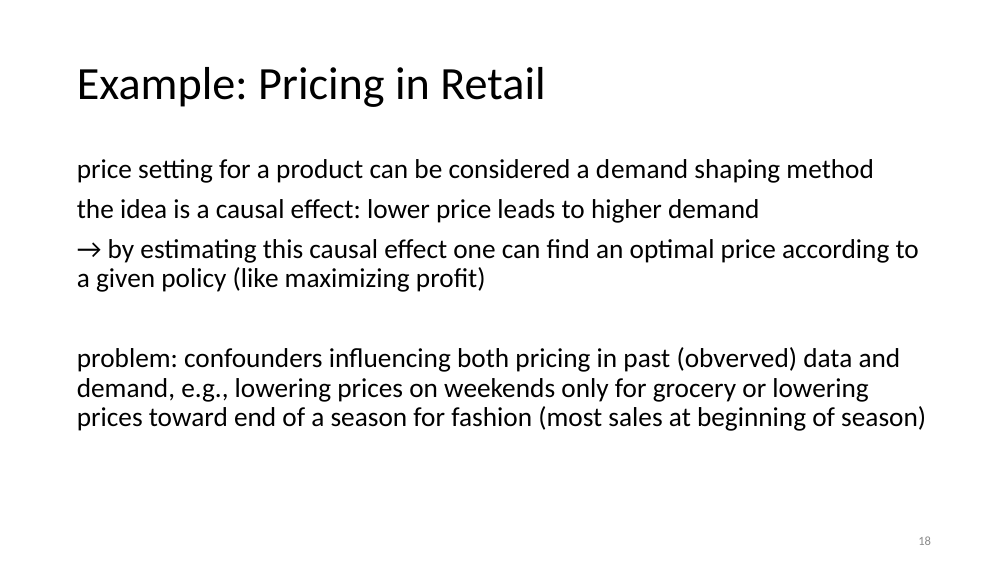
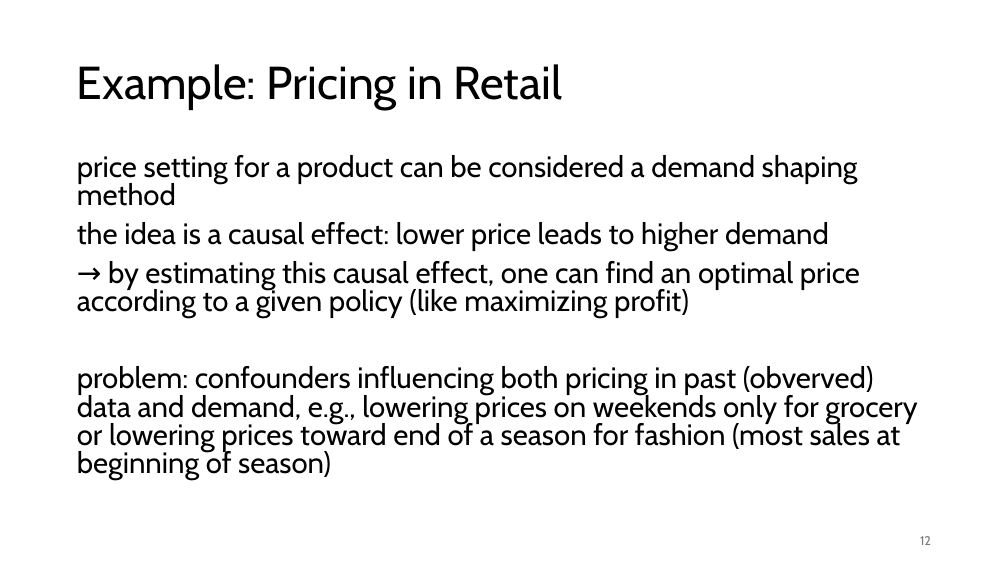
Before and after one commit to FelixWick/data_science, a slide deck: slide 12 of slides/10_causality.pptx (slide 18 before the commit). Drawn at 1008x567 pixels with LibreOffice and Linux fonts; fonts in the diff are those of the drawing. Boxes give left, top, right and bottom in pixels: in the first picture for what was removed or moved away, otherwise in the second. Text is boxed around its words. In the diff, an @@ line names an element or a change of style, - is before the commit and + after.

Commit message:
cleaned up causality

```diff
--- a/slides/10_causality.pptx
+++ b/slides/10_causality.pptx
@@ title "Example: Pricing in Retail" at bbox=[77, 64, 562, 110]: font Calibri to Cabin @@
@@ text at bbox=[77, 155, 917, 480]: size 26 to 28 pt, font Calibri to Cabin in "price setting for a product can be ...", "the idea is a causal effect: lower ...", "problem: confounders influencing both pricing in past ..."; line spacing 0.9 to 0.8 @@
@@ text at bbox=[77, 261, 860, 318]: text changed; size 26 to 28 pt; font Calibri to Cabin @@
-→ by estimating this causal effect one can find an optimal price according to a given policy (like maximizing profit)
+→ by estimating this causal effect, one can find an optimal price according to a given policy (like maximizing profit)
@@ page number at bbox=[920, 536, 931, 545]: text changed; font Calibri to Cabin; text colour #8C8C8C to #797979 @@
-18
+12
```
Also in this commit, not shown: 22 other slides changed, 14 slides removed, 1 other file.
